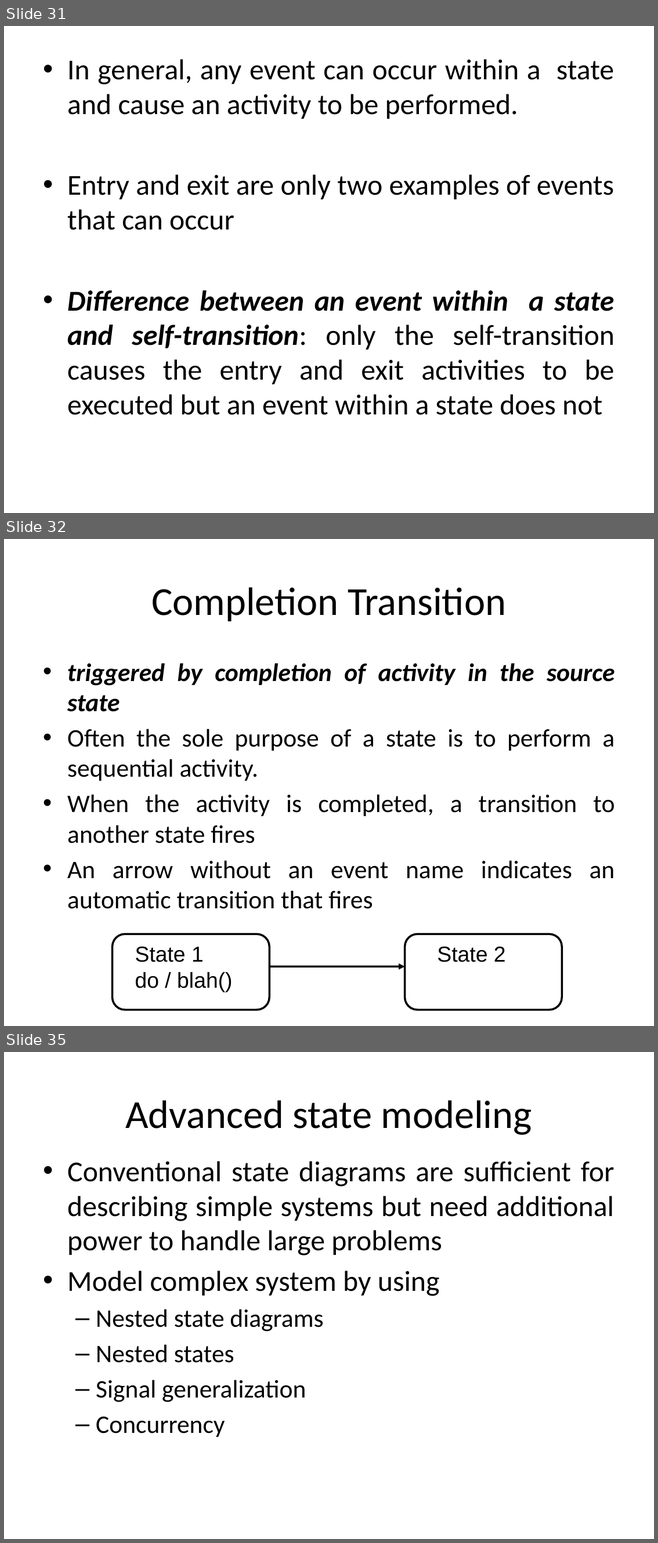
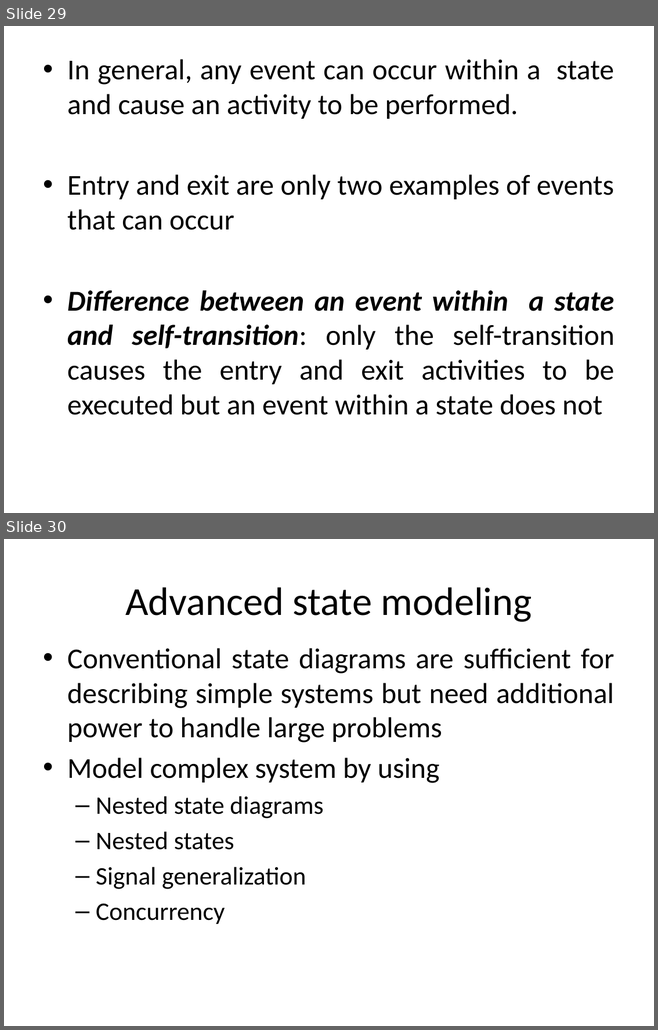
Before and after one commit to theabhishek07/Object-Oriented-Analysis-and-Design, a slide deck: Classroom/9. stateModeling.pptx. Shown one above the other, each under a label of ours: slides 31, 32 and 35 before the commit, slides 29 and 30 after it; the slides between them are not shown. The pictures are 658x1543 and 658x1030 pixels, drawn with LibreOffice and Linux fonts; fonts in the diff are those of the drawing. Boxes give left, top, right and bottom in pixels: in the first picture for what was removed or moved away, otherwise in the second. Text is boxed around its words. In the diff, an @@ line names an element or a change of style, - is before the commit and + after.

```diff
--- a/Classroom/9. stateModeling.pptx
+++ b/Classroom/9. stateModeling.pptx
@@ slide 32 removed at bbox=[4, 539, 654, 1026], background #FFFFFF @@
@@ title removed at bbox=[151, 587, 506, 621] @@
-Completion Transition
@@ text removed at bbox=[67, 663, 615, 909] @@
-• triggered by completion of activity in the source state
-• Often the sole purpose of a state is to perform a sequential activity.
-• When the activity is completed, a transition to another state fires
-• An arrow without an event name indicates an automatic transition that fires
@@ group removed at bbox=[112, 934, 562, 1010]: 2 rounded rectangles, 2 texts, 1 arrow @@
-State 1
-do / blah()
-State 2
@@ what was slide 31 is now slide 29 @@
@@ what was slide 35 is now slide 30 @@
```
Also in this commit, not shown: 4 slides changed, 2 slides added, 5 other slides removed, 3 other files.
